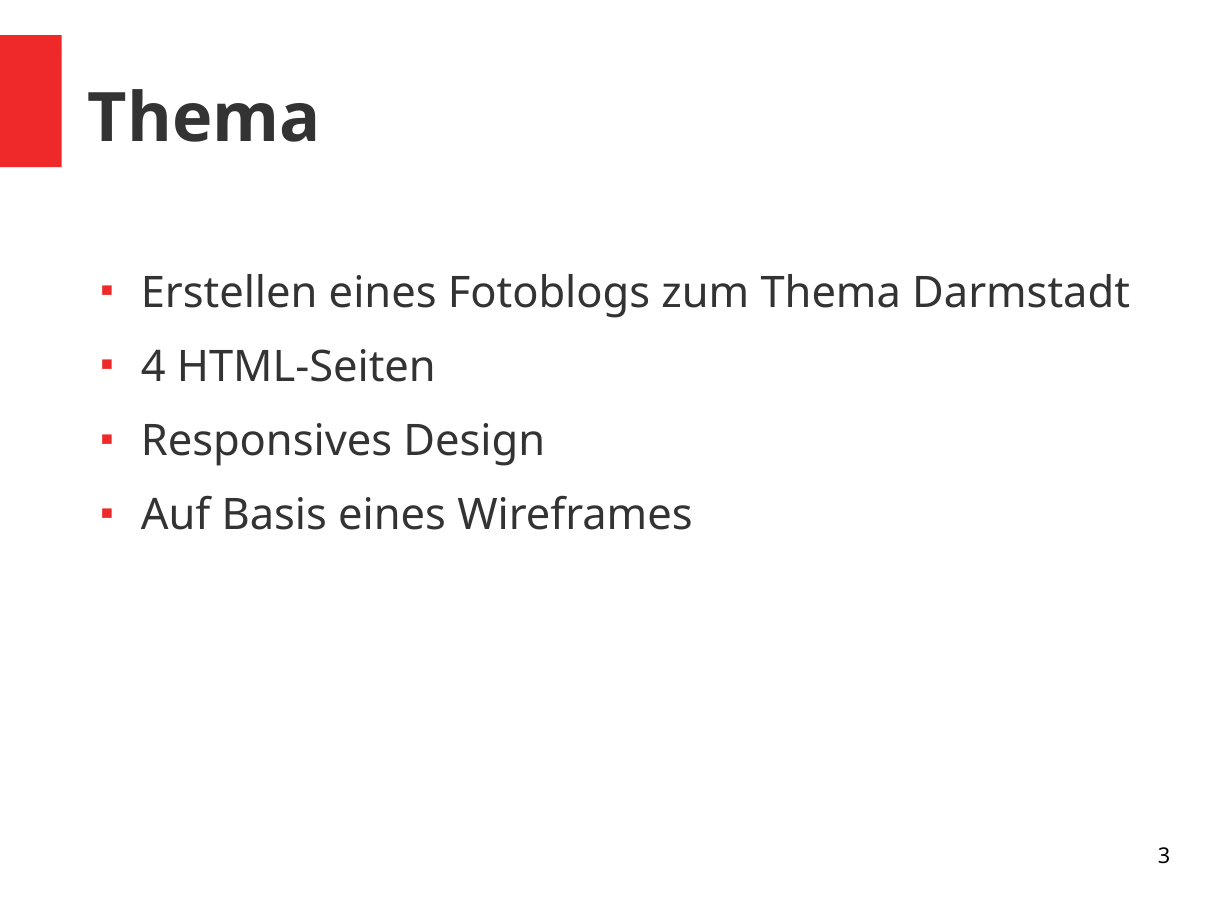
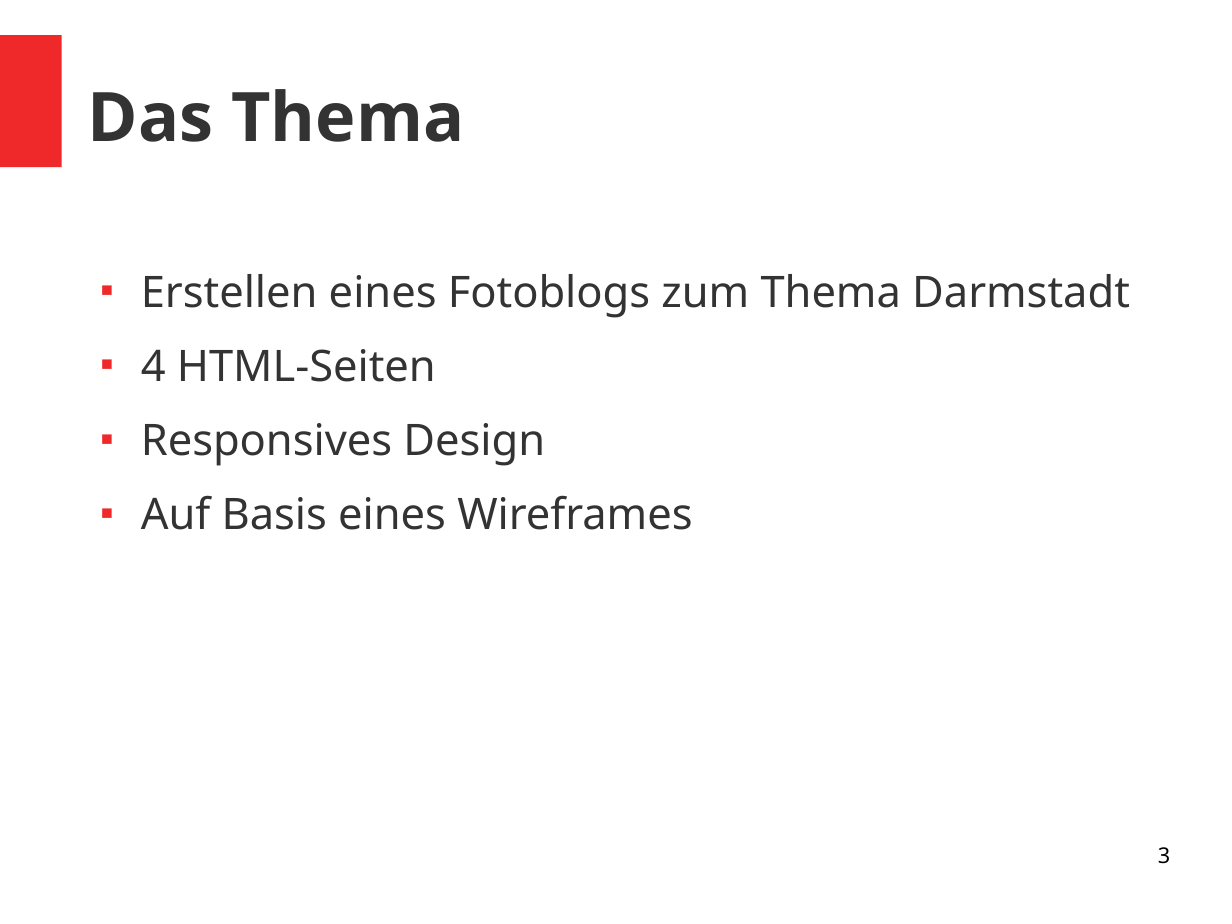
Before and after one commit to Diirr/firstProject, a slide deck: slide 3 of wildesDarmstadt_ProjektteamB.odp. Drawn at 1232x924 pixels with LibreOffice and Linux fonts; fonts in the diff are those of the drawing. Boxes give left, top, right and bottom in pixels: in the first picture for what was removed or moved away, otherwise in the second. Text is boxed around its words. In the diff, an @@ line names an element or a change of style, - is before the commit and + after.

```diff
--- a/wildesDarmstadt_ProjektteamB.odp
+++ b/wildesDarmstadt_ProjektteamB.odp
@@ title at [88, 89, 464, 142]: text changed @@
-Thema
+Das Thema
```
Also in this commit, not shown: 3 other slides changed.
